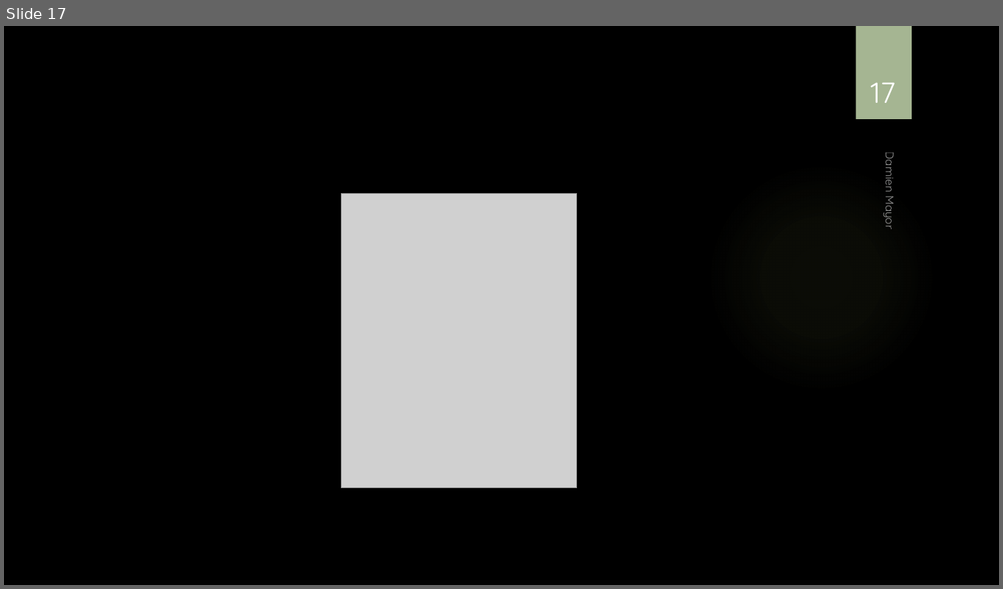
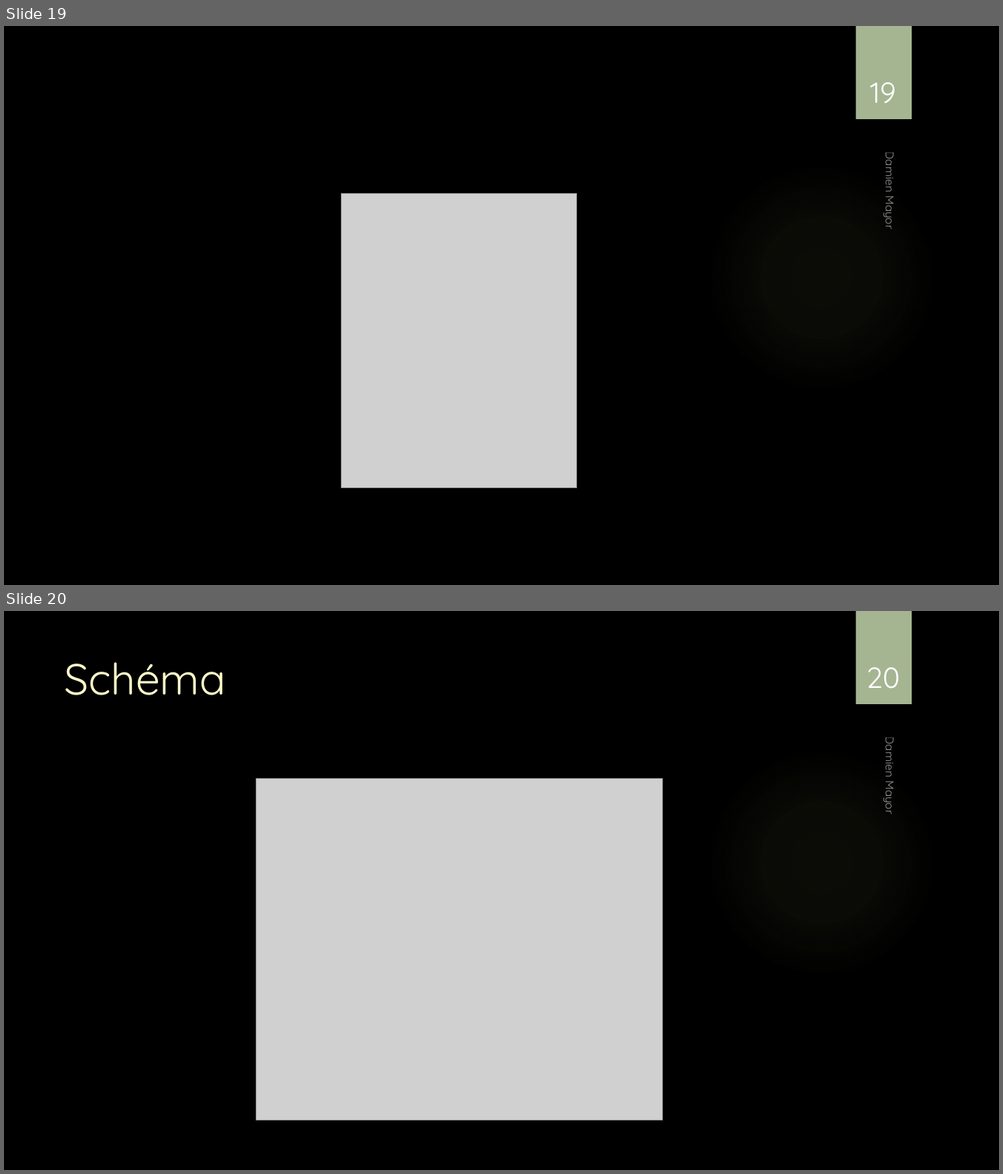
Before and after one commit to damienmayor/TPI, a slide deck: Présentation/Présentation TPI DMA.pptx. Shown one above the other, each under a label of ours: slide 17 before the commit, slides 19 and 20 after it. The pictures are 1003x589 and 1003x1174 pixels, drawn with LibreOffice and Linux fonts; fonts in the diff are those of the drawing; grey boxes stand for pictures; background and template pictures are left out. Boxes give left, top, right and bottom in pixels: in the first picture for what was removed or moved away, otherwise in the second. Text is boxed around its words. In the diff, an @@ line names an element or a change of style, - is before the commit and + after.

```diff
--- a/Présentation/Présentation TPI DMA.pptx
+++ b/Présentation/Présentation TPI DMA.pptx
@@ slide 20 added at <box>4,611,999,1170</box>, background picture (left out); not listed: 2 template elements that a slide beside it also shows @@
@@ title added at <box>64,662,225,695</box>, 42 pt, text #FEFAC9 @@
+Schéma
@@ page number added at <box>866,667,900,688</box>, 28 pt, text #FFFFFF @@
+20
@@ text added at <box>882,741,899,814</box>, 11 pt, text #FFFFFF at 60% opacity @@
+Damien Mayor
@@ picture added at <box>256,778,662,1121</box> @@
@@ what was slide 17 is now slide 19 @@
@@ page number at <box>870,82,896,103</box>: text changed @@
-17
+19
```
Also in this commit, not shown: 8 slides changed, 4 other slides added, 1 other file.
